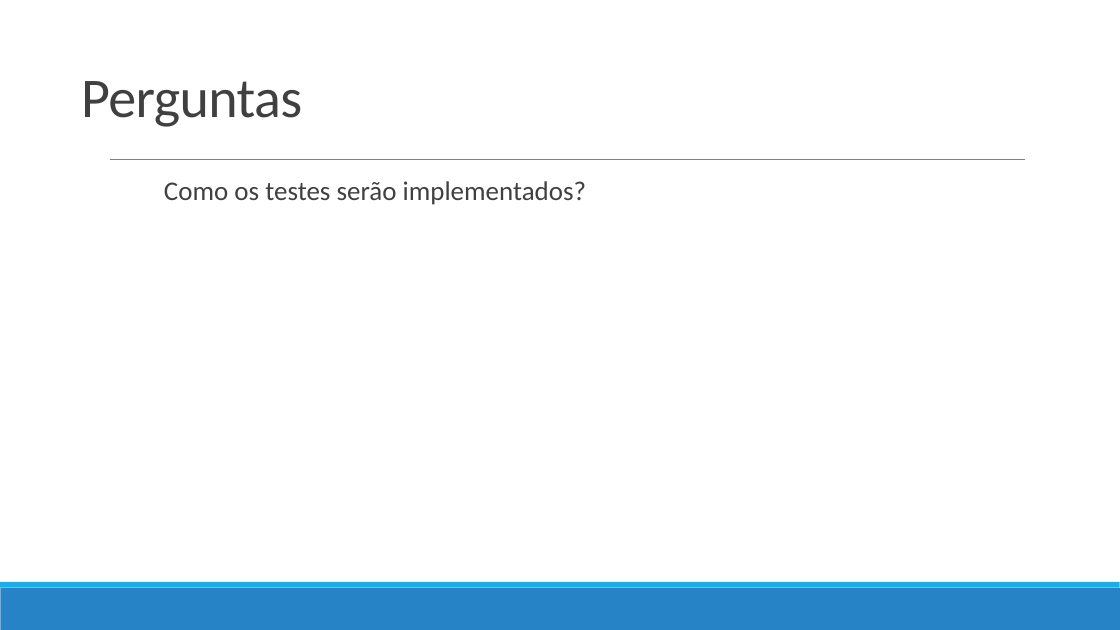
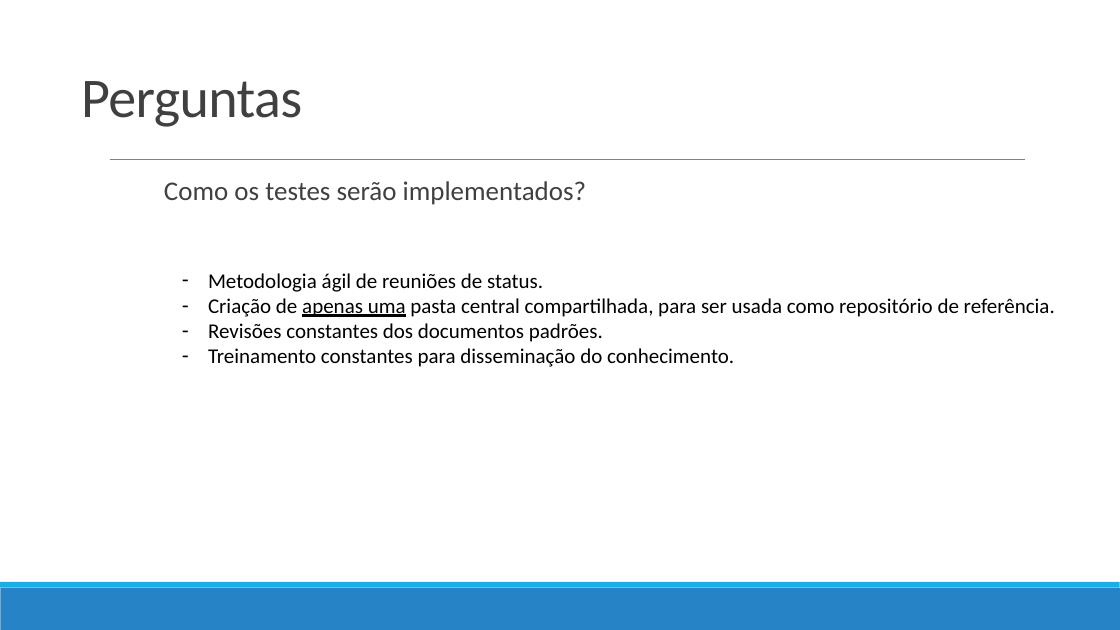
Before and after one commit to ruhansanabria/Puc_Lean2016, a slide deck: slide 10 of Apresentações/TRE DMAIC - Improve -FollowUP.pptx (slide 9 before the commit). Drawn at 1120x630 pixels with LibreOffice and Linux fonts; fonts in the diff are those of the drawing. Boxes give left, top, right and bottom in pixels: in the first picture for what was removed or moved away, otherwise in the second. Text is boxed around its words. In the diff, an @@ line names an element or a change of style, - is before the commit and + after.

Commit message:
Add files via upload
- Colocado de forma grafica os processos do acompanhamento do Improve.
- Colocado um Slide para link da Matriz 5w2h
- Colocado topicos no Slide de Como os Testes serao implementados.

```diff
--- a/Apresentações/TRE DMAIC - Improve -FollowUP.pptx
+++ b/Apresentações/TRE DMAIC - Improve -FollowUP.pptx
@@ text added at [208, 273, 1055, 367], 18 pt, text #000000 @@
+– Metodologia ágil de reuniões de status.
+– Criação de apenas uma pasta central compartilhada, para ser usada como repositório de referência.
+– Revisões constantes dos documentos padrões.
+– Treinamento constantes para disseminação do conhecimento.
```
Also in this commit, not shown: 2 other slides changed, 1 slide added.
